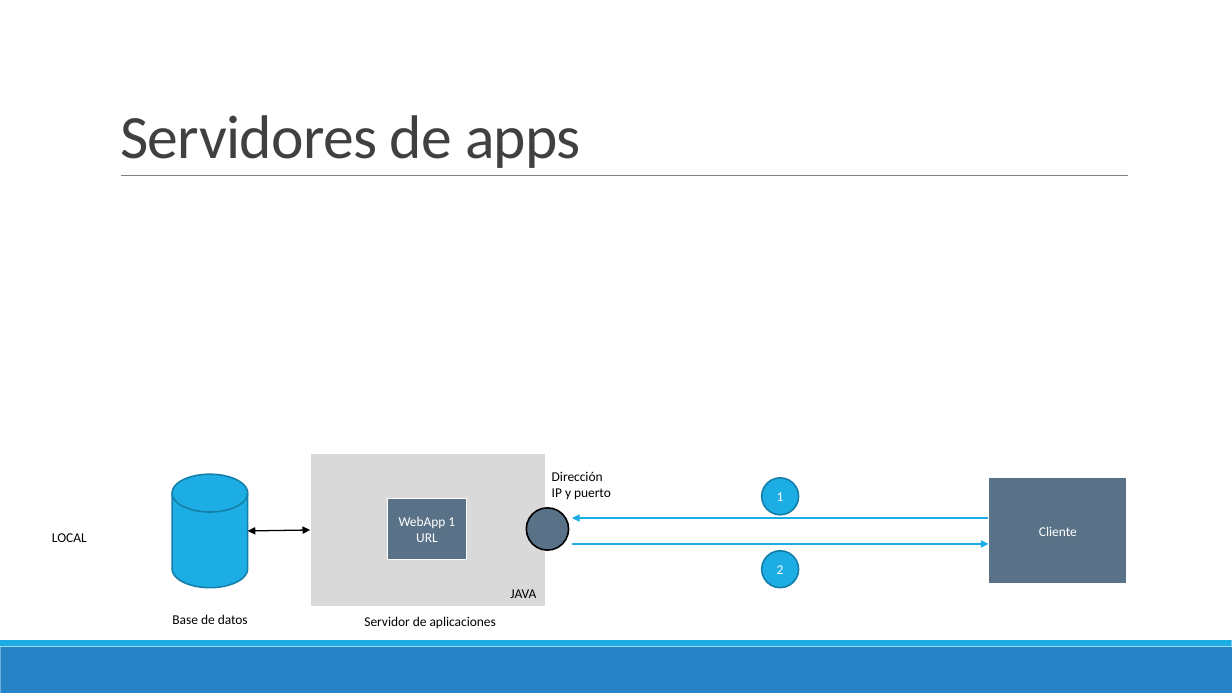
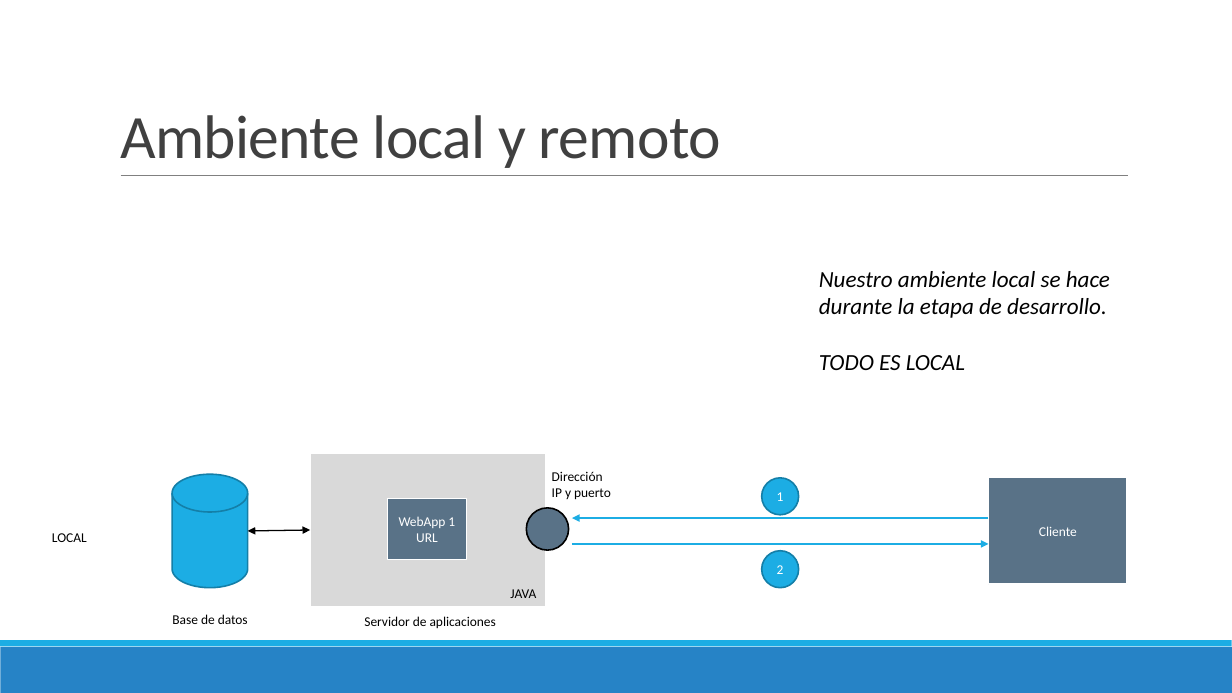
Before and after one commit to Domiciano/PrograRed201, a slide deck: slide 9 of Semana 12/Semana 12.pptx (slide 4 before the commit). Drawn at 1232x693 pixels with LibreOffice and Linux fonts; fonts in the diff are those of the drawing. Boxes give left, top, right and bottom in pixels: in the first picture for what was removed or moved away, otherwise in the second. Text is boxed around its words. In the diff, an @@ line names an element or a change of style, - is before the commit and + after.

```diff
--- a/Semana 12/Semana 12.pptx
+++ b/Semana 12/Semana 12.pptx
@@ title at [120, 115, 721, 168]: text changed @@
-Servidores de apps
+Ambiente local y remoto
@@ text added at [819, 271, 1110, 370], 18 pt, text #000000, italic @@
+Nuestro ambiente local se hace durante la etapa de desarrollo.
+TODO ES LOCAL
```
Also in this commit, not shown: 6 other slides changed, 9 slides added.
